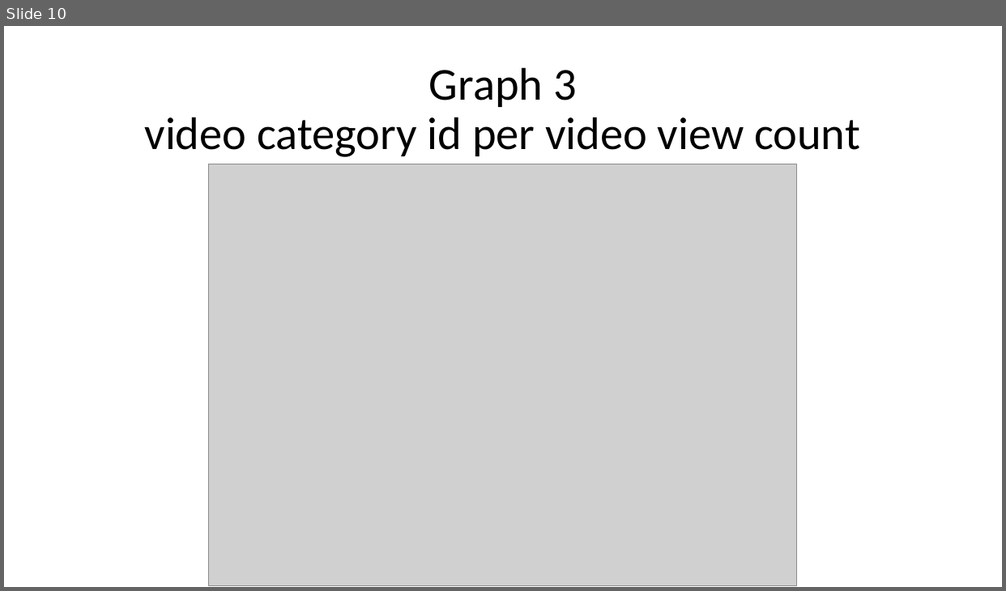
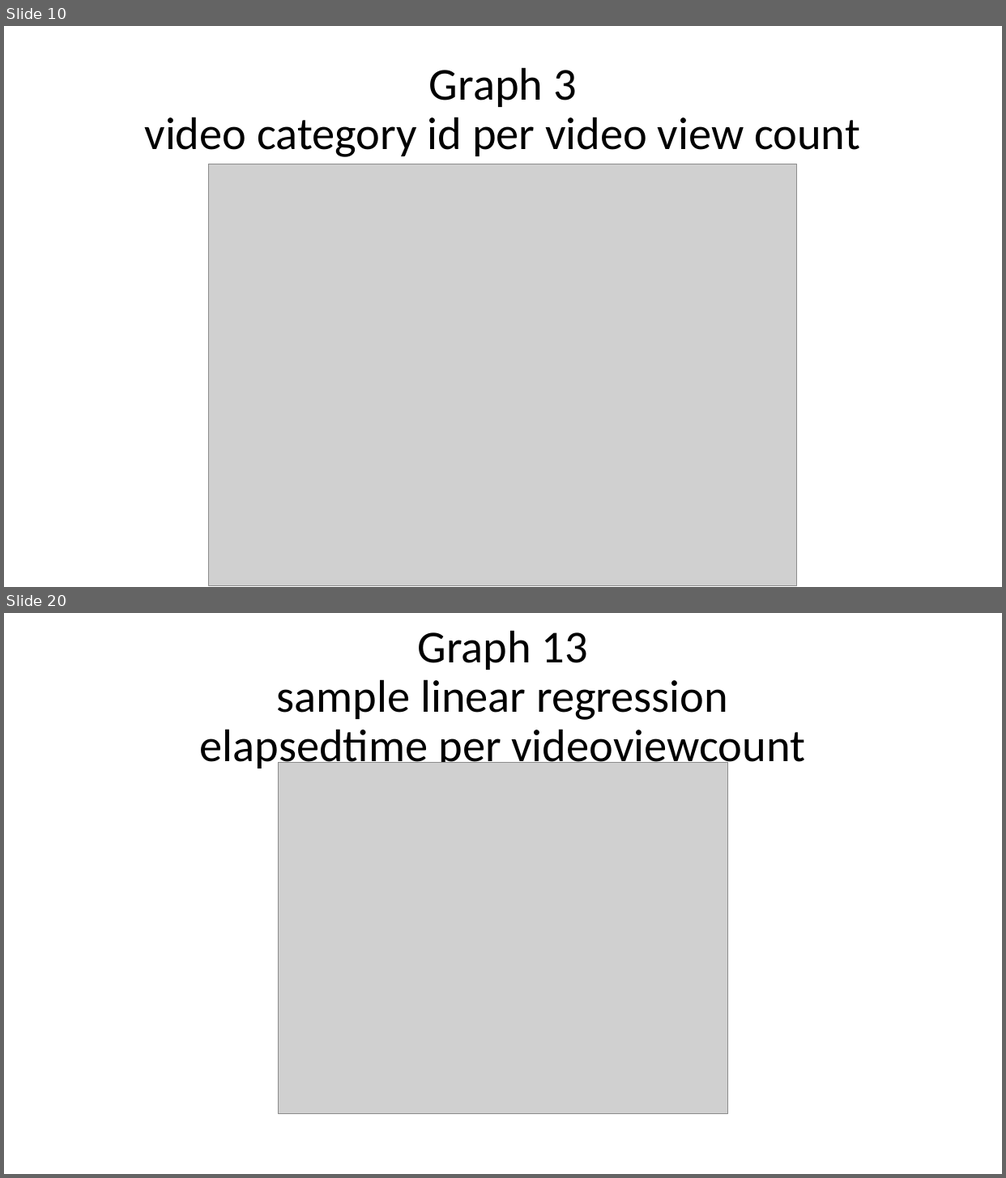
Before and after one commit to YonatanShoham/YouTube-dataset-analysis, a slide deck: YouTube dataset analysis presentation.pptx. Shown one above the other, each under a label of ours: slide 10 before the commit, slides 10 and 20 after it; the slides between them are not shown. The pictures are 1006x591 and 1006x1178 pixels, drawn with LibreOffice and Linux fonts; fonts in the diff are those of the drawing; grey boxes stand for pictures; background and template pictures are left out. Boxes give left, top, right and bottom in pixels: in the first picture for what was removed or moved away, otherwise in the second. Text is boxed around its words. In the diff, an @@ line names an element or a change of style, - is before the commit and + after.

```diff
--- a/YouTube dataset analysis presentation.pptx
+++ b/YouTube dataset analysis presentation.pptx
@@ slide 20 added at [4, 613, 1002, 1174], background picture (left out) @@
@@ title added at [200, 630, 805, 772], 44 pt, text #000000 @@
+Graph 13
+sample linear regression
+elapsedtime per videoviewcount
@@ picture added at [278, 763, 728, 1114] @@
```
Also in this commit, not shown: 9 slides changed, 1 other slide added, 1 other file.
